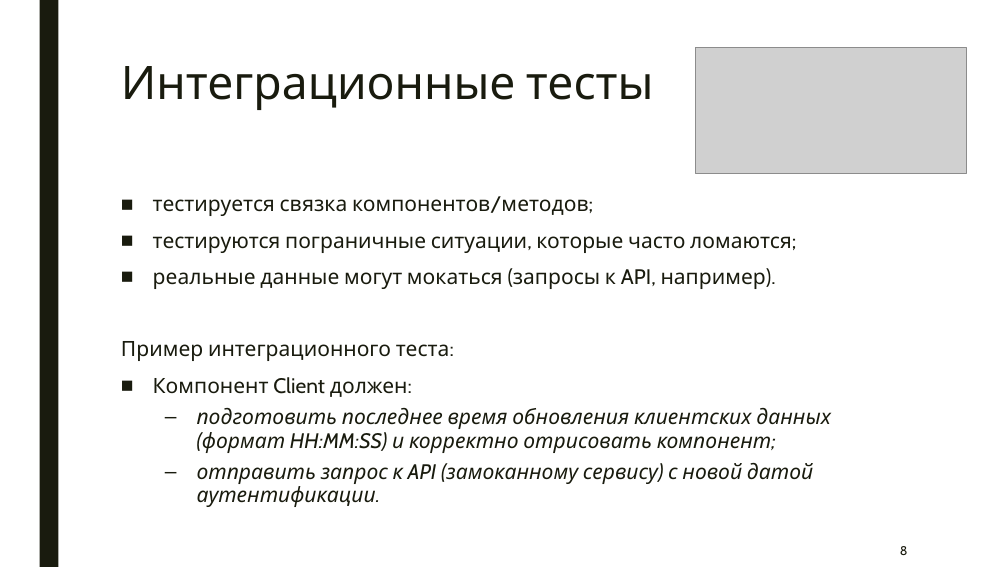
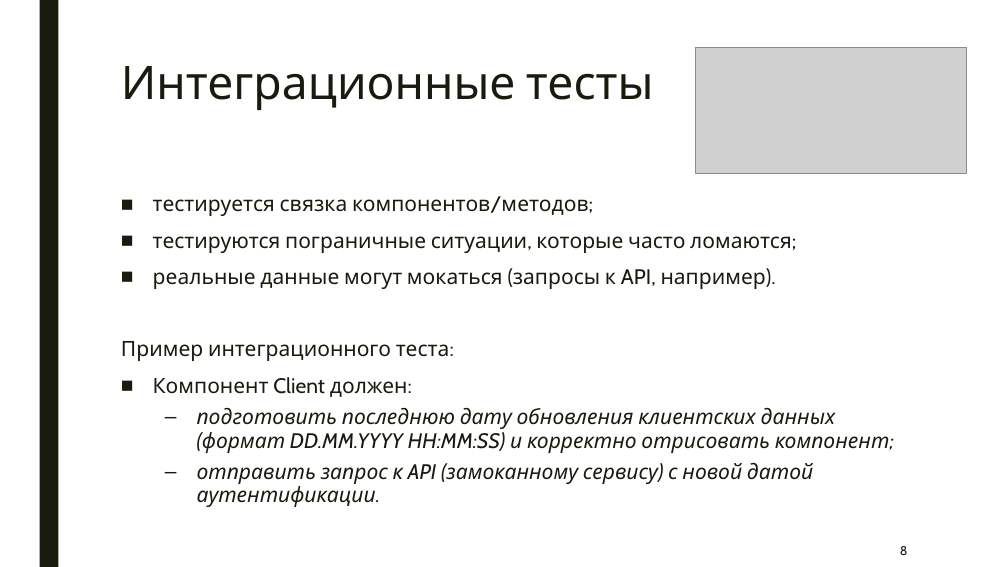
Before and after one commit to artem-gorokhovskii/frontend-unit-tests, a slide deck: slide 8 of frontend-unit-tests.pptx. Drawn at 1008x567 pixels with LibreOffice and Linux fonts; fonts in the diff are those of the drawing; grey boxes stand for pictures. Boxes give left, top, right and bottom in pixels: in the first picture for what was removed or moved away, otherwise in the second. Text is boxed around its words. In the diff, an @@ line names an element or a change of style, - is before the commit and + after.

Commit message:
updated presentation

```diff
--- a/frontend-unit-tests.pptx
+++ b/frontend-unit-tests.pptx
@@ text at <box>197,408,894,453</box>: text changed @@
-  – подготовить последнее время обновления клиентских данных (формат HH:MM:SS) и корректно отрисовать компонент;
+  – подготовить последнюю дату обновления клиентских данных (формат DD.MM.YYYY HH:MM:SS) и корректно отрисовать компонент;
```
Also in this commit, not shown: 4 other slides changed.
